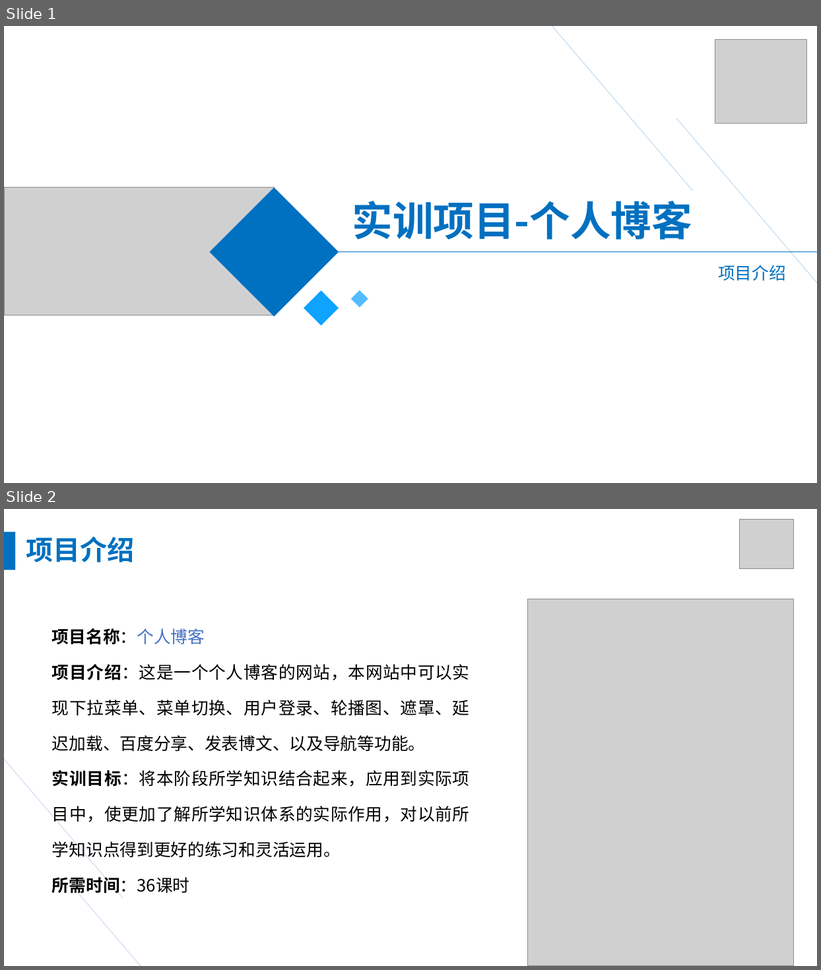
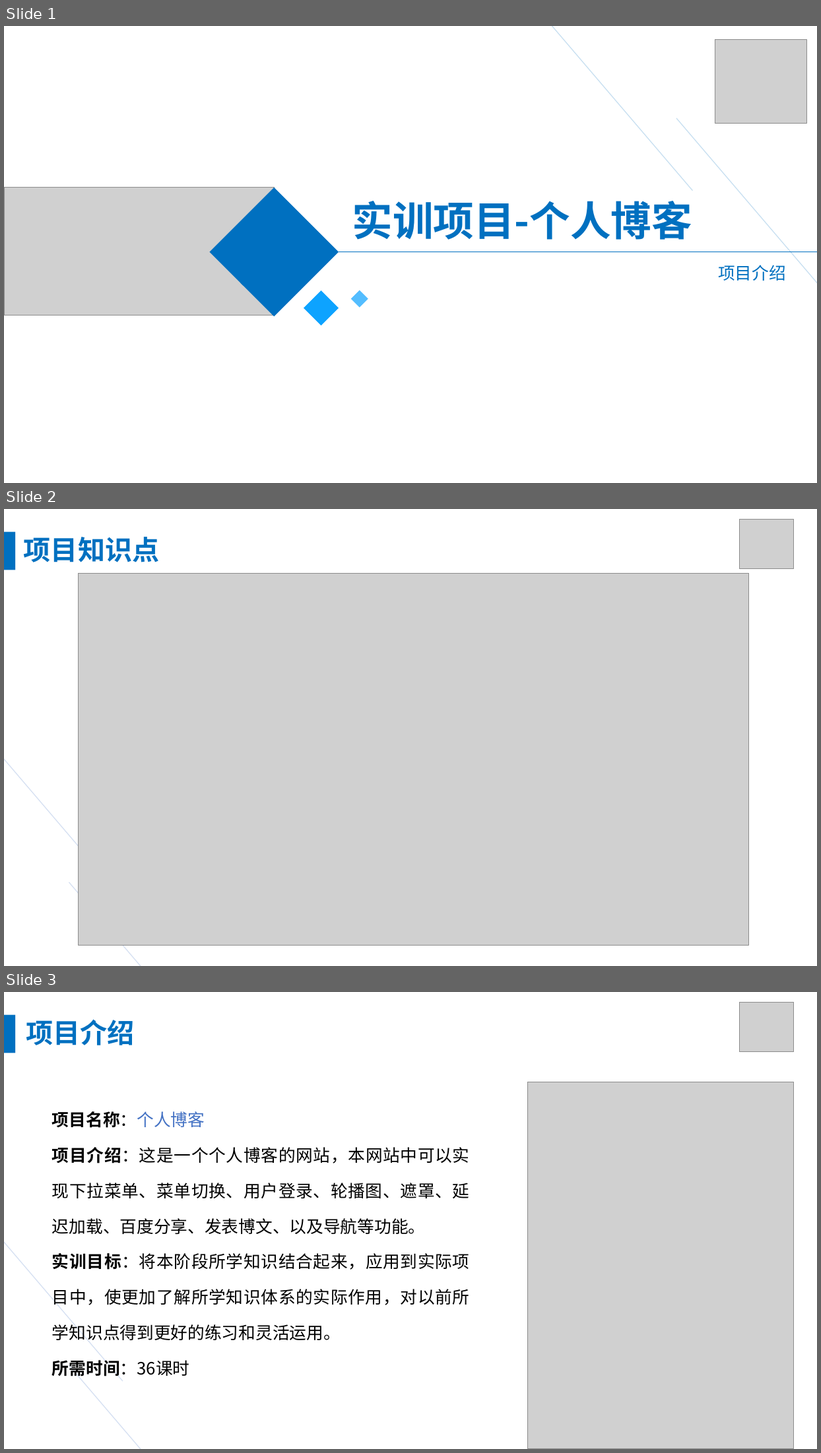
Before and after one commit to YangMr/AP-, a slide deck: 初级/04 实训教学PPT/00 项目介绍.pptx. Shown one above the other, each under a label of ours: slides 1 and 2 before the commit, slides 1, 2 and 3 after it. The pictures are 821x970 and 821x1453 pixels, drawn with LibreOffice and Linux fonts; fonts in the diff are those of the drawing; grey boxes stand for pictures. Boxes give left, top, right and bottom in pixels: in the first picture for what was removed or moved away, otherwise in the second. Text is boxed around its words. In the diff, an @@ line names an element or a change of style, - is before the commit and + after.

```diff
--- a/初级/04 实训教学PPT/00 项目介绍.pptx
+++ b/初级/04 实训教学PPT/00 项目介绍.pptx
@@ slide 2 added at box(4, 509, 817, 966), background #FFFFFF @@
@@ picture added at box(740, 519, 794, 569) @@
@@ rectangle added at box(4, 532, 16, 570), fill #0070C0 @@
@@ text added at box(24, 537, 159, 562), 32 pt, text #0070C0, bold @@
+项目知识点
@@ line added from (4, 569) to (123, 899), #4472C4 1 pt @@
@@ picture added at box(79, 573, 749, 946) @@
@@ line added from (69, 883) to (177, 966), #4472C4 1 pt @@
@@ what was slide 2 is now slide 3 @@
```
Also in this commit, not shown: 2 other files.
